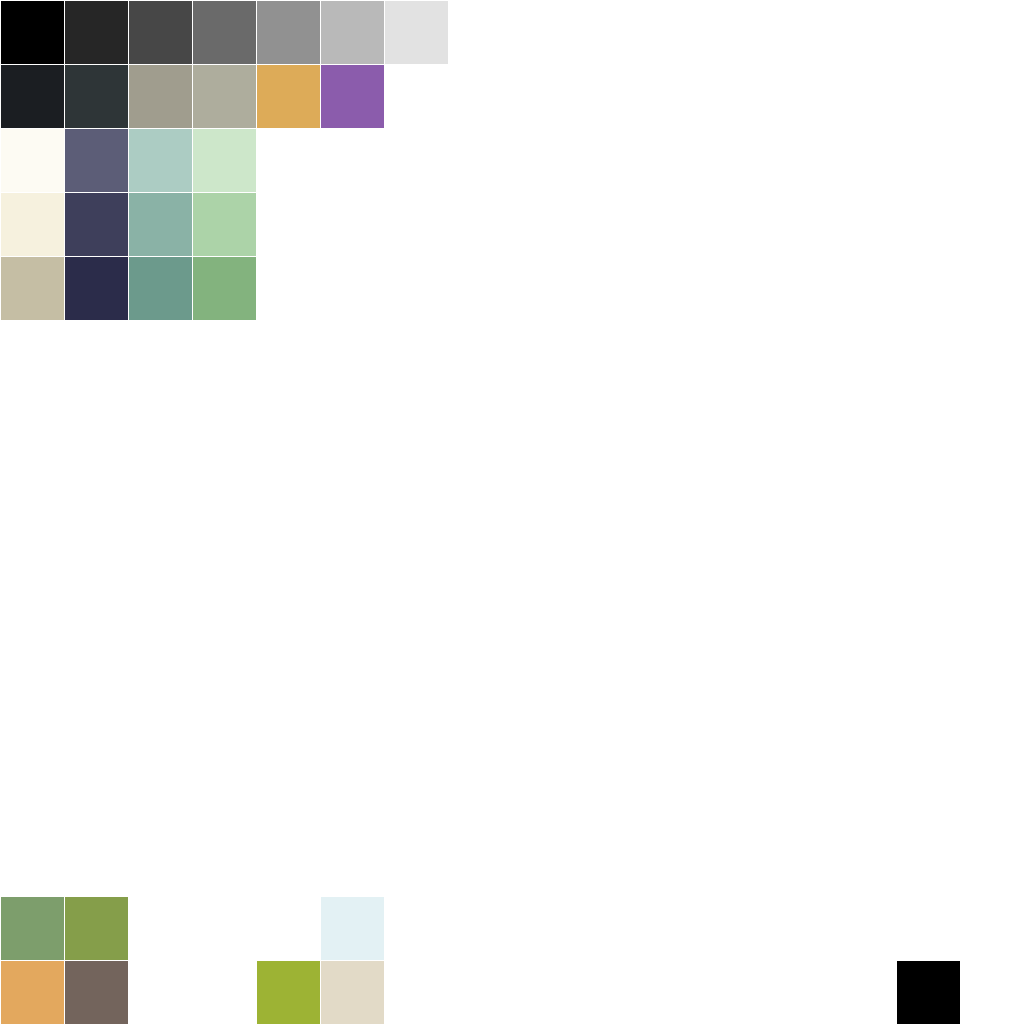
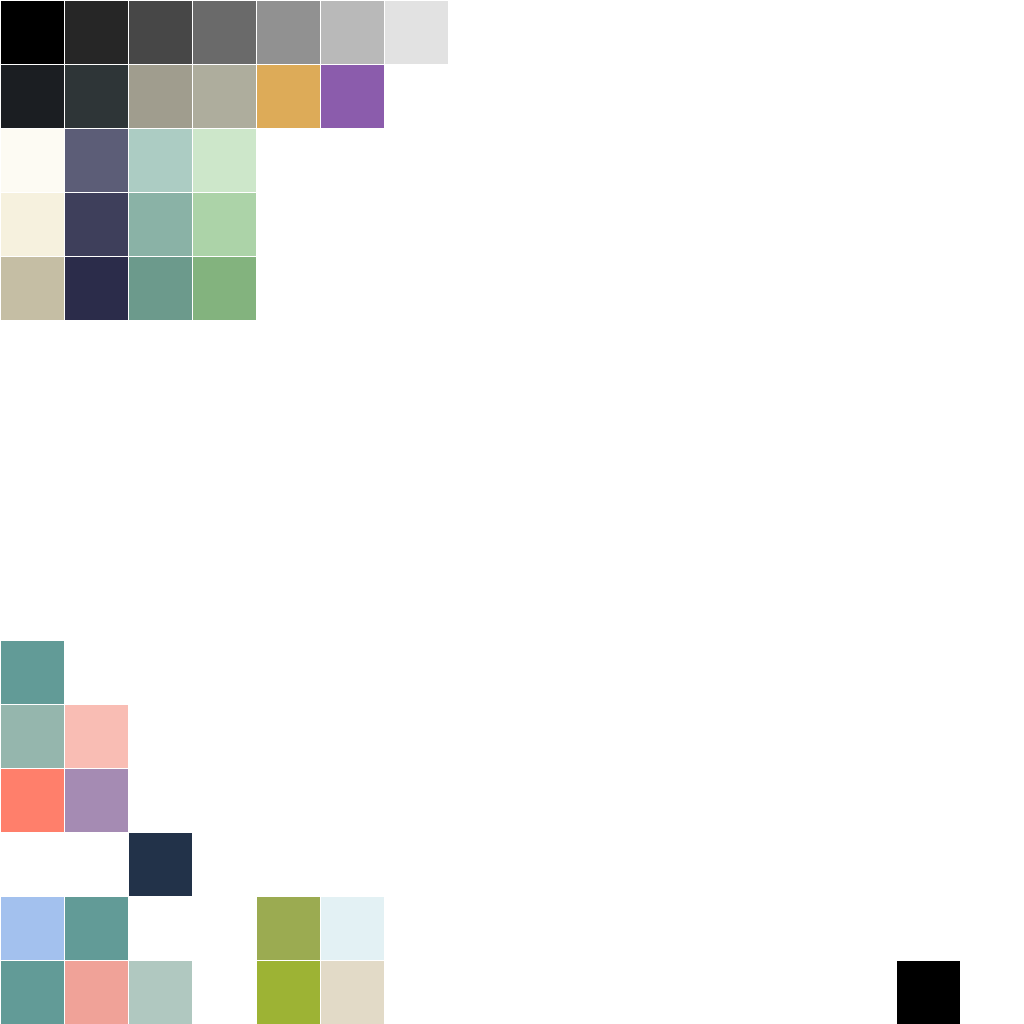
Layers edited between the first and the second 1024 × 1024 image:
painted on "Background" over (1, 641, 320, 1024)
